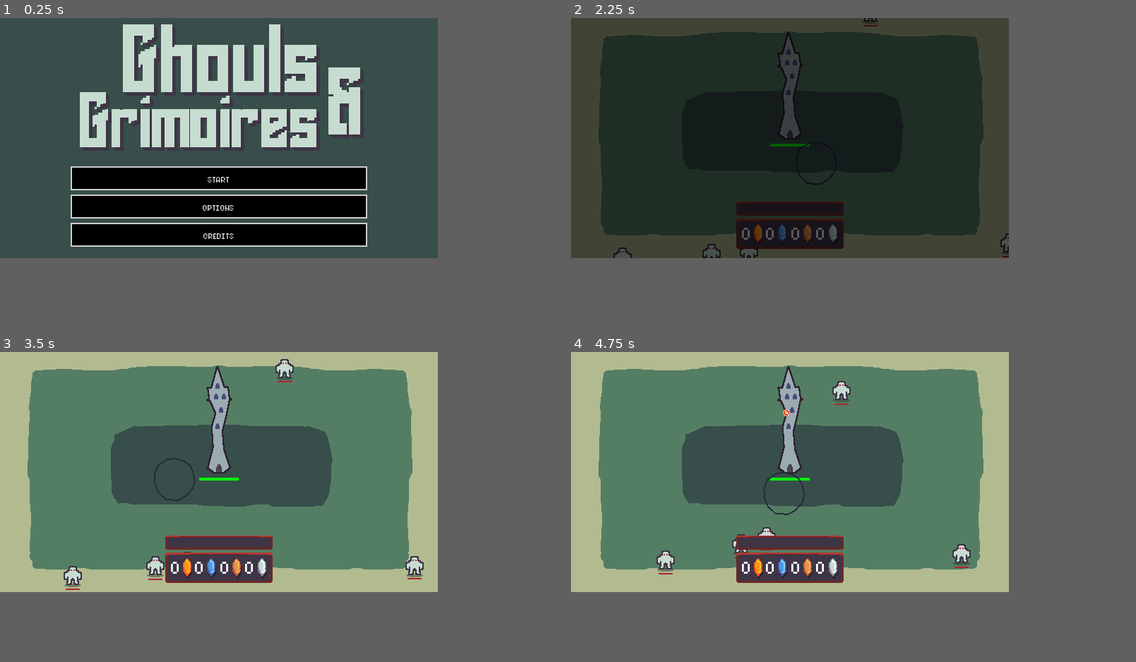
Above: before the commit, frames 1-4 (two rows, left to right).
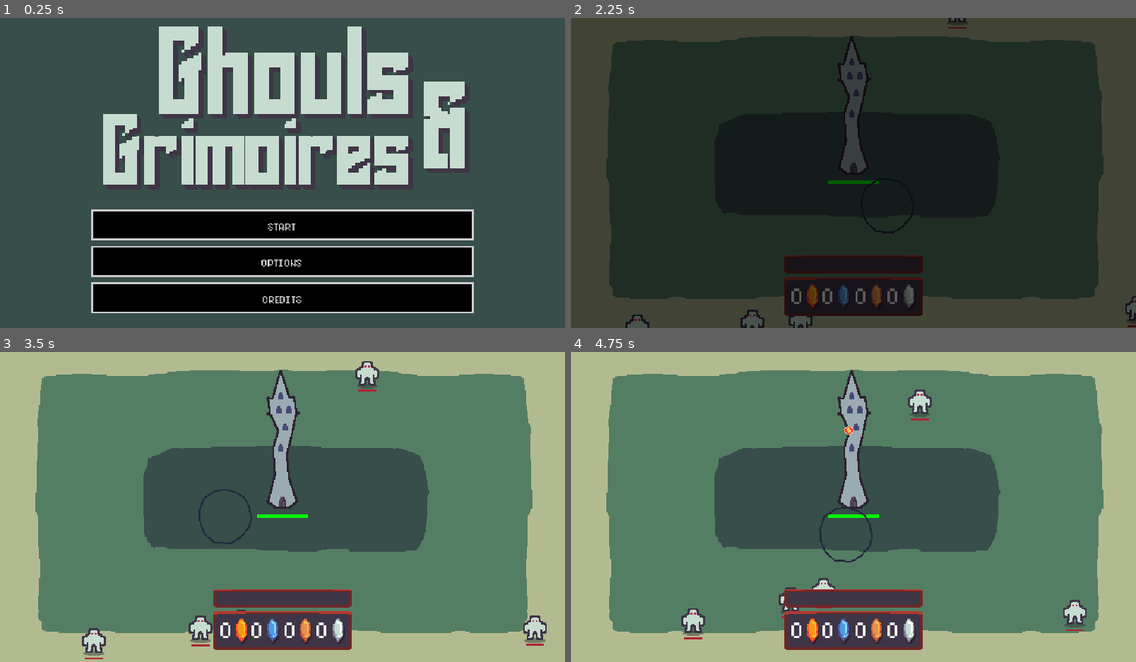
Above: after the commit, the same moments.

Repository: hawkstein/ludum-dare-58-collector
Game: Godot game, scene res://utils/ui/main_menu.tscn
The game is run twice, just before and just after one commit, with the same random seed, the same clock (stepped at 60 frames per second) and the same inputs.
Inputs (mouse positions are in pixels of both pictures, inside the frame that each line leads up to):
- Up to frame 1 (0.25 s): no input
- Up to frame 2 (2.25 s): click "Start" at 0.5 s; click "Start" at 1.25 s; tap Enter (ui_accept) at 2 s; move the mouse to (887, 126) at 2.02 s; click (887, 126) at 2.17 s
- Up to frame 3 (3.5 s): tap Enter (ui_accept) at 2.27, 3.02 s; move the mouse to (129, 485) at 2.77 s; click (129, 485) at 2.92 s
- Up to frame 4 (4.75 s): move the mouse to (830, 420) at 3.52 s; click (830, 420) at 3.67 s; move the mouse to (768, 519) at 4.27 s; click (768, 519) at 4.42 s; tap Enter (ui_accept) at 4.52 s
In our replay, the window is 620x340 before the commit and 800x439 after it. These sizes can differ from the game's own. Grey fills any space a smaller window leaves; there, only what the larger window draws over its background counts as a difference.

The runs differ from the first frame. In frame 1, 44% of the frame differs, in the area x 12-84%, y 2-96%; in frame 2, 34%; in frame 3, 48%; in frame 4, 48%, in the area x 0-100%, y 0-100%.

Commit message:
keep track of purchases and crystals in progress data

Diff:
--- a/entities/main.gd
+++ b/entities/main.gd
@@ -14,19 +14,24 @@
 @onready var mana: Node2D = $Mana
 @onready var gauge: ManaGauge = %Gauge
 
+@onready var progress:ProgressData = DataStore.get_model("Progress")
+
 var fire_mana: int = 0
 var water_mana: int = 0
 var earth_mana: int = 0
 var air_mana: int = 0
 var max_drops: int = 5
+var conversation_rate: int = 1
 
 var fire_crystals: int = 0
 var water_crystals: int = 0
 var earth_crystals: int = 0
 var air_crystals: int = 0
 
+var fireball_path = UpgradePath.create_fireball()
+
 func _init() -> void:
-	#var frostbolt = UpgradePath.create_frostbolt()
+	#var frostbolt =
 	pass
 
 
@@ -34,6 +39,7 @@
 	ui.hide()
 	pause_window.hide()
 	_update_mana_count()
+	_update_crystals_from_progress()
 
 
 #func _input(_event: InputEvent) -> void:
@@ -47,9 +53,13 @@
 
 func _on_tower_tower_destroyed() -> void:
 	ui.show()
-	var progress:ProgressData = DataStore.get_model("Progress")
+
 	var loop_count = progress.loop_count + 1
 	progress.update(loop_count, "loop_count")
+	progress.update(fire_crystals, "fire_crystals")
+	progress.update(water_crystals, "water_crystals")
+	progress.update(earth_crystals, "earth_crystals")
+	progress.update(air_crystals, "air_crystals")
 	ui.show_loop(loop_count)
 	hud.hide()
 	for child in enemies.get_children():
@@ -66,11 +76,13 @@
 	hud.show()
 	get_tree().paused = false
 	tower.reset()
+	wave_spawner.reset()
 	wave_spawner.spawn_wave()
 	collector.reset()
 
 	_reset_drops()
 	_update_mana_count()
+	_update_crystals_from_progress()
 
 
 func _on_reset_button_pressed() -> void:
@@ -211,5 +223,13 @@
 	gauge.update_gauge(fire_mana, water_mana, earth_mana, air_mana, max_drops)
 
 
+func _update_crystals_from_progress() -> void:
+	fire_crystals = progress.fire_crystals
+	water_crystals = progress.water_crystals
+	earth_crystals = progress.earth_crystals
+	air_crystals = progress.air_crystals
+	gauge.update_crystals(fire_crystals, water_crystals, earth_crystals, air_crystals)
+
+
 func _on_upgrade_button_pressed() -> void:
 	ui.show_upgrade()
--- a/entities/main.tscn
+++ b/entities/main.tscn
@@ -131,7 +131,6 @@
 
 [node name="GrimoireVBox" type="VBoxContainer" parent="UI/Layout/MarginContainer/UpgradePage/VBoxContainer/Tabs"]
 unique_name_in_owner = true
-visible = false
 layout_mode = 1
 anchors_preset = 15
 anchor_right = 1.0
@@ -141,7 +140,21 @@
 
 [node name="Label" type="Label" parent="UI/Layout/MarginContainer/UpgradePage/VBoxContainer/Tabs/GrimoireVBox"]
 layout_mode = 2
-text = "Grimoire bits go here"
+text = "Unlock and upgrade the spells you cast"
+
+[node name="SpellsTabBar" type="TabBar" parent="UI/Layout/MarginContainer/UpgradePage/VBoxContainer/Tabs/GrimoireVBox"]
+layout_mode = 2
+current_tab = 0
+tab_count = 4
+tab_0/title = "Fireball"
+tab_1/title = "Frostbolt"
+tab_2/title = "Rockfall"
+tab_3/title = "Tornado"
+
+[node name="SpellVBox" type="VBoxContainer" parent="UI/Layout/MarginContainer/UpgradePage/VBoxContainer/Tabs/GrimoireVBox"]
+unique_name_in_owner = true
+layout_mode = 2
+theme_override_constants/separation = 10
 
 [node name="CollectorVBox" type="VBoxContainer" parent="UI/Layout/MarginContainer/UpgradePage/VBoxContainer/Tabs"]
 unique_name_in_owner = true
@@ -156,6 +169,7 @@
 
 [node name="TowerVBox" type="VBoxContainer" parent="UI/Layout/MarginContainer/UpgradePage/VBoxContainer/Tabs"]
 unique_name_in_owner = true
+visible = false
 layout_mode = 0
 offset_right = 40.0
 offset_bottom = 40.0
@@ -364,6 +378,7 @@
 
 [connection signal="pressed" from="UI/Layout/MarginContainer/LoopPage/VBoxContainer/UpgradeButton" to="." method="_on_upgrade_button_pressed"]
 [connection signal="tab_changed" from="UI/Layout/MarginContainer/UpgradePage/VBoxContainer/TabBar" to="UI/Layout/MarginContainer/UpgradePage" method="_on_tab_bar_tab_changed"]
+[connection signal="tab_changed" from="UI/Layout/MarginContainer/UpgradePage/VBoxContainer/Tabs/GrimoireVBox/SpellsTabBar" to="UI/Layout/MarginContainer/UpgradePage" method="_on_spells_tab_bar_tab_changed"]
 [connection signal="pressed" from="UI/Layout/MarginContainer/UpgradePage/VBoxContainer/ResetButton" to="." method="_on_reset_button_pressed"]
 [connection signal="timeout" from="WaveSpawner/SpawnTimer" to="WaveSpawner" method="_on_spawn_timer_timeout"]
 [connection signal="cast_spell" from="Tower" to="." method="_on_tower_cast_spell"]
--- a/entities/tower/tower.gd
+++ b/entities/tower/tower.gd
@@ -4,12 +4,16 @@
 signal tower_destroyed
 signal cast_spell(spell:String)
 
-var max_health: float = 1000.0
+var max_health: float = 100.0
 var current_health: float = 1000.0
 
 @onready var health_bar: Node2D = $HealthBar
 @onready var spell_timers: Node2D = $SpellTimers
 @onready var cast_node: Node2D = $CastNode
+
+@onready var progress: ProgressData = DataStore.get_model("Progress")
+
+var fireball_upgrades = UpgradePath.create_fireball()
 
 func _ready() -> void:
 	reset()
@@ -31,9 +35,11 @@
 
 
 func _build_timers() -> void:
+	var fireball_rates = fireball_upgrades.attributes.rate
+	var rate_level = progress.spells.fireball.rate
 	var fireball_timer = Timer.new()
 	fireball_timer.autostart = true
-	fireball_timer.wait_time = 3.0
+	fireball_timer.wait_time = fireball_rates[rate_level - 1].value
 	spell_timers.add_child(fireball_timer)
 	fireball_timer.timeout.connect(cast_spell.emit.bind("fireball"))
 
--- a/entities/wave_spawner.gd
+++ b/entities/wave_spawner.gd
@@ -14,9 +14,14 @@
 	spawn_wave()
 
 
+func reset() -> void:
+	enemy_spawns = 5
+
+
 func spawn_wave() -> void:
 	for i in range(enemy_spawns):
 		spawn_enemy(ENEMY, get_random_position())
+	enemy_spawns += 3
 	spawn_timer.start()
 
 
--- a/project.godot
+++ b/project.godot
@@ -29,6 +29,8 @@
 
 window/size/viewport_width=620
 window/size/viewport_height=340
+window/size/window_width_override=1920
+window/size/window_height_override=1080
 window/stretch/mode="canvas_items"
 window/stretch/scale_mode="integer"
 
--- a/utils/config/data_model.gd
+++ b/utils/config/data_model.gd
@@ -22,6 +22,8 @@
 				var typed_array:Array[String] = []
 				typed_array.assign(dict[p.name])
 				set(p.name, typed_array)
+			elif p.type == Variant.Type.TYPE_INT:
+				set(p.name, int(dict[p.name]))
 			else:
 				set(p.name, dict[p.name])
 
--- a/utils/config/progress_model.gd
+++ b/utils/config/progress_model.gd
@@ -8,39 +8,43 @@
 
 var loop_count := 0
 
-#var spells := {
-	#"fireball": {
-		#"speed": 10.0,
-		#"range": 200.0,
-		#"rate": 3.0,
-		#"burn": 5.0,
-	#},
-	#"frostbolt": {
-		#"speed": 10.0,
-		#"range": 200.0,
-		#"rate": 3.0,
-		#"slow": 5.0,
-	#},
-	#"rock": {
-		#"speed": 10.0,
-		#"range": 200.0,
-		#"rate": 3.0,
-		#"area": 5.0,
-	#},
-	#"cyclone": {
-		#"speed": 10.0,
-		#"range": 200.0,
-		#"rate": 3.0,
-		#"duration": 5.0,
-	#}
-#}
-
-var collector := {
-	"speed": 10.0,
-	"radius": 10.0,
-	"duration": 1.0,
-	"rate": 3.0
+var spells := {
+	"fireball": {
+		"damage": 1,
+		"range": 1,
+		"rate": 1,
+		"burn": 1,
+	},
+	"frostbolt": {
+		"speed": 0,
+		"range": 0,
+		"rate": 0,
+		"slow": 0,
+	},
+	"rock": {
+		"speed": 0,
+		"range": 0,
+		"rate": 0,
+		"area": 0,
+	},
+	"tornado": {
+		"speed": 0,
+		"range": 0,
+		"rate": 0,
+		"duration": 0,
+	}
 }
 
-func _init() -> void:
-	pass
+var collector_levels: Dictionary[StringName, int]= {
+	"speed": 0,
+	"radius": 0,
+	"duration": 0,
+	"rate": 0
+}
+
+func from_dict(dict: Dictionary):
+	super.from_dict(dict)
+	for key in spells.keys():
+		var spell:Dictionary = spells[key]
+		for attr_key in spell.keys():
+			spells[key][attr_key] = int(spells[key][attr_key])
--- a/utils/ui/upgrades/upgrade_page.gd
+++ b/utils/ui/upgrades/upgrade_page.gd
@@ -3,6 +3,11 @@
 @onready var grimoire_v_box: VBoxContainer = %GrimoireVBox
 @onready var collector_v_box: VBoxContainer = %CollectorVBox
 @onready var tower_v_box: VBoxContainer = %TowerVBox
+@onready var spell_v_box: VBoxContainer = %SpellVBox
+
+@onready var progress: ProgressData = DataStore.get_model("Progress")
+
+var fireball:SpellEntry = UpgradePath.create_fireball()
 
 func _ready() -> void:
 	grimoire_v_box.show()
@@ -23,3 +28,54 @@
 			tower_v_box.show()
 			grimoire_v_box.hide()
 			collector_v_box.hide()
+
+
+func _on_spells_tab_bar_tab_changed(tab: int) -> void:
+	var children = spell_v_box.get_children()
+	for child in children:
+		child.queue_free()
+	match tab:
+		0:
+			_create_fireball_tab()
+
+
+func _create_fireball_tab() -> void:
+	var attr_keys = fireball.attributes.keys()
+	for key in attr_keys:
+		var h_box:HBoxContainer = HBoxContainer.new()
+		var l:Label = Label.new()
+		l.text = key
+		h_box.add_child(l)
+		var upgrade_button:Button = Button.new()
+		var attr_level = progress.spells.fireball[key]
+		var next_level = attr_level + 1
+		var has_next_level = fireball.attributes[key].size() >= next_level
+		if has_next_level:
+			upgrade_button.text = "Buy Level {0}".format([next_level])
+			upgrade_button.pressed.connect(_purchase_upgrade.bind("fireball", key, next_level, upgrade_button), ConnectFlags.CONNECT_ONE_SHOT)
+		else:
+			upgrade_button.text = "Complete"
+			upgrade_button.disabled = true
+		h_box.add_child(upgrade_button)
+		if has_next_level:
+			var cost: Label = Label.new()
+			var attribute = fireball.attributes[key]
+			cost.text = "{0} {1} {2} {3}".format(attribute[0].cost)
+			h_box.add_child(cost)
+		spell_v_box.add_child(h_box)
+
+
+func _purchase_upgrade(spell:String, attribute:String, level:int, upgrade_button) -> void:
+	print("purchase level {0} {1} for {2}".format([str(level), attribute, spell]))
+	progress.spells[spell][attribute] = level
+	progress.update(progress.spells, "spells")
+	print(progress.spells[spell][attribute])
+	var attr_level = progress.spells.fireball[attribute]
+	var next_level = attr_level + 1
+	var has_next_level = fireball.attributes[attribute].size() >= next_level
+	if has_next_level:
+		upgrade_button.text = "Buy Level {0}".format([next_level])
+		upgrade_button.pressed.connect(_purchase_upgrade.bind("fireball", attribute, next_level, upgrade_button), ConnectFlags.CONNECT_ONE_SHOT)
+	else:
+		upgrade_button.text = "Complete"
+		upgrade_button.disabled = true
--- a/utils/ui/upgrades/upgrade_path.gd
+++ b/utils/ui/upgrades/upgrade_path.gd
@@ -52,3 +52,25 @@
 	frostbolt.add_attribute("slow", slow_values)
 
 	return frostbolt
+
+
+static func create_collector() -> SpellEntry:
+	var collector = SpellEntry.new("Collector")
+
+	var size_values:Array[Dictionary] = [
+		{ "value": "S", "cost": [1,0,0,0] },
+		{ "value": "M", "cost": [2,0,0,0] },
+		{ "value": "L", "cost": [3,0,0,0] },
+		{ "value": "XL", "cost": [4,0,0,0] },
+	]
+	collector.add_attribute("size", size_values)
+
+	var ratio_values:Array[Dictionary] = [
+		{ "value": "1/5", "cost": [1,1,1,1] },
+		{ "value": "3/10", "cost": [2,2,2,2] },
+		{ "value": "10/20", "cost": [6,6,6,6] },
+		{ "value": "20/30", "cost": [20,20,20,20] },
+	]
+	collector.add_attribute("ratio", ratio_values)
+
+	return collector
